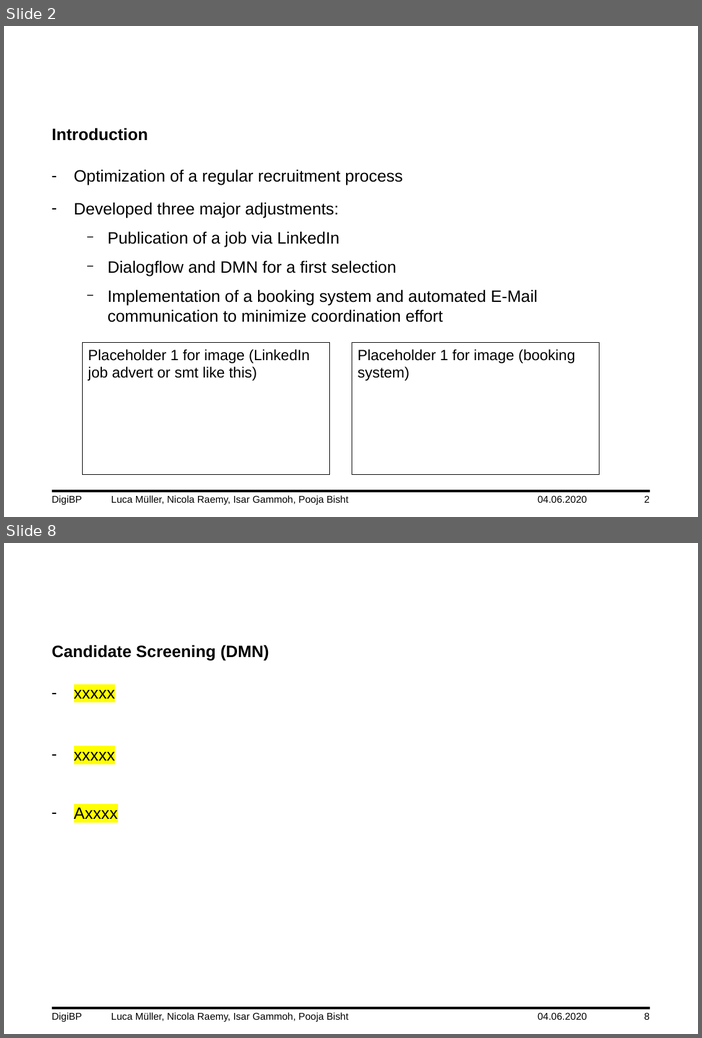
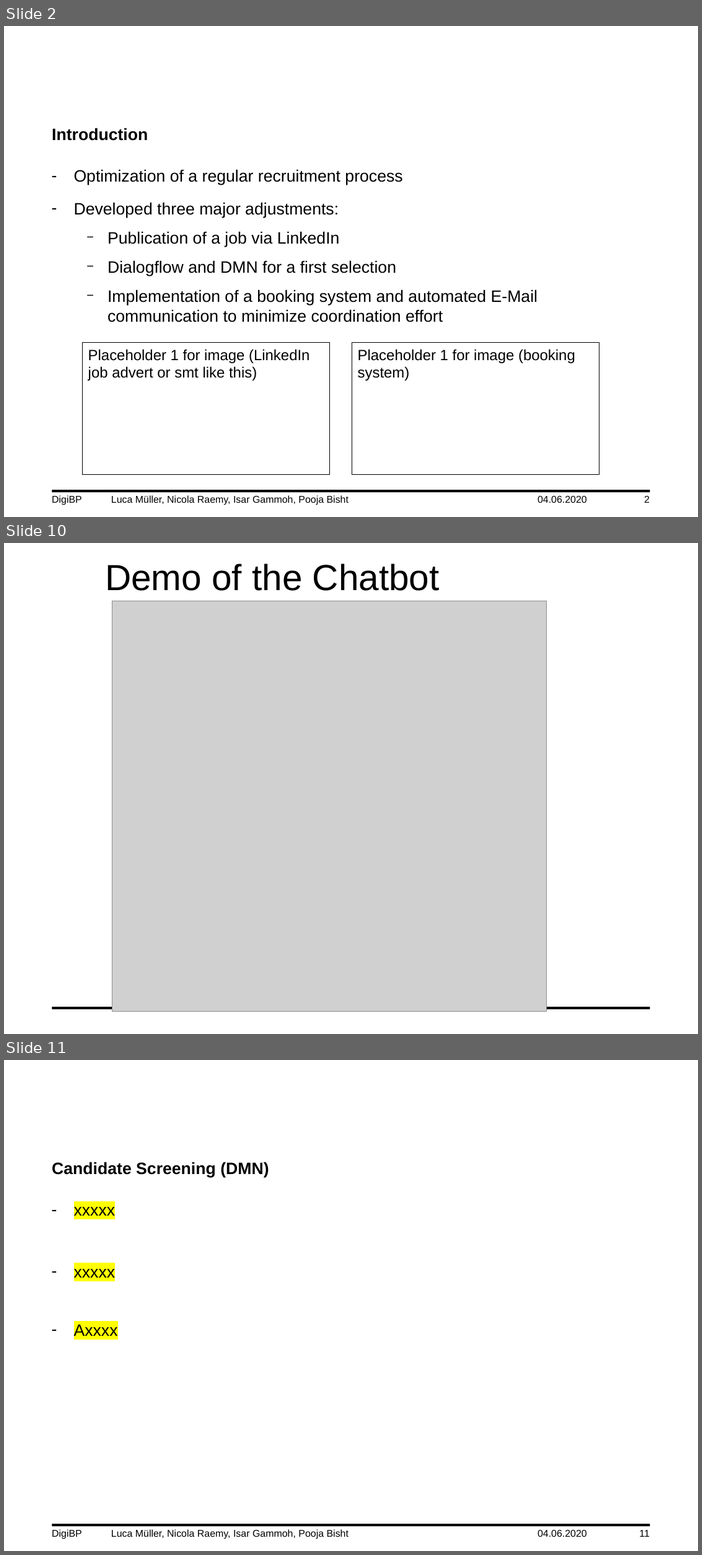
Before and after one commit to DigiBP/DigiBP_DanishBlue, a slide deck: Presentation/DigiBP_DanishBlue_Presentation_V0.3.pptx. Shown one above the other, each under a label of ours: slides 2 and 8 before the commit, slides 2, 10 and 11 after it; the slides between them are not shown. The pictures are 702x1038 and 702x1555 pixels, drawn with LibreOffice and Linux fonts; fonts in the diff are those of the drawing; grey boxes stand for pictures; background and template pictures are left out. Boxes give left, top, right and bottom in pixels: in the first picture for what was removed or moved away, otherwise in the second. Text is boxed around its words. In the diff, an @@ line names an element or a change of style, - is before the commit and + after.

```diff
--- a/Presentation/DigiBP_DanishBlue_Presentation_V0.3.pptx
+++ b/Presentation/DigiBP_DanishBlue_Presentation_V0.3.pptx
@@ slide 10 added at box(4, 543, 698, 1034), background #FFFFFF; not listed: 1 template element that a slide beside it also shows @@
@@ title added at box(105, 563, 440, 591), 44 pt, text #000000 @@
+Demo of the Chatbot
@@ picture added at box(112, 601, 547, 1012) @@
@@ what was slide 8 is now slide 11 @@
@@ page number at box(640, 1530, 650, 1537): text changed @@
-8
+11
```
Also in this commit, not shown: 5 slides changed, 2 other slides added.
